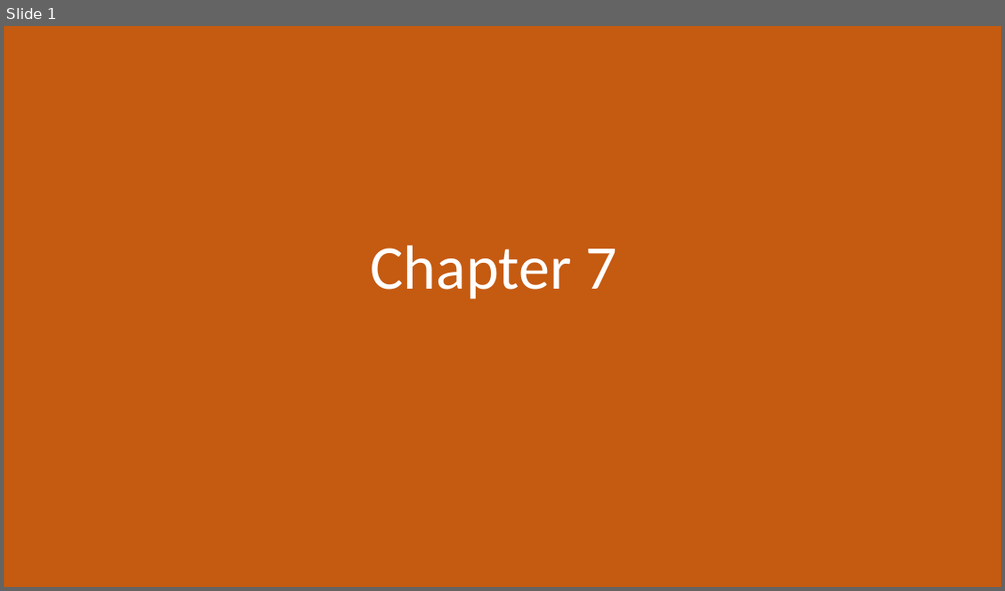
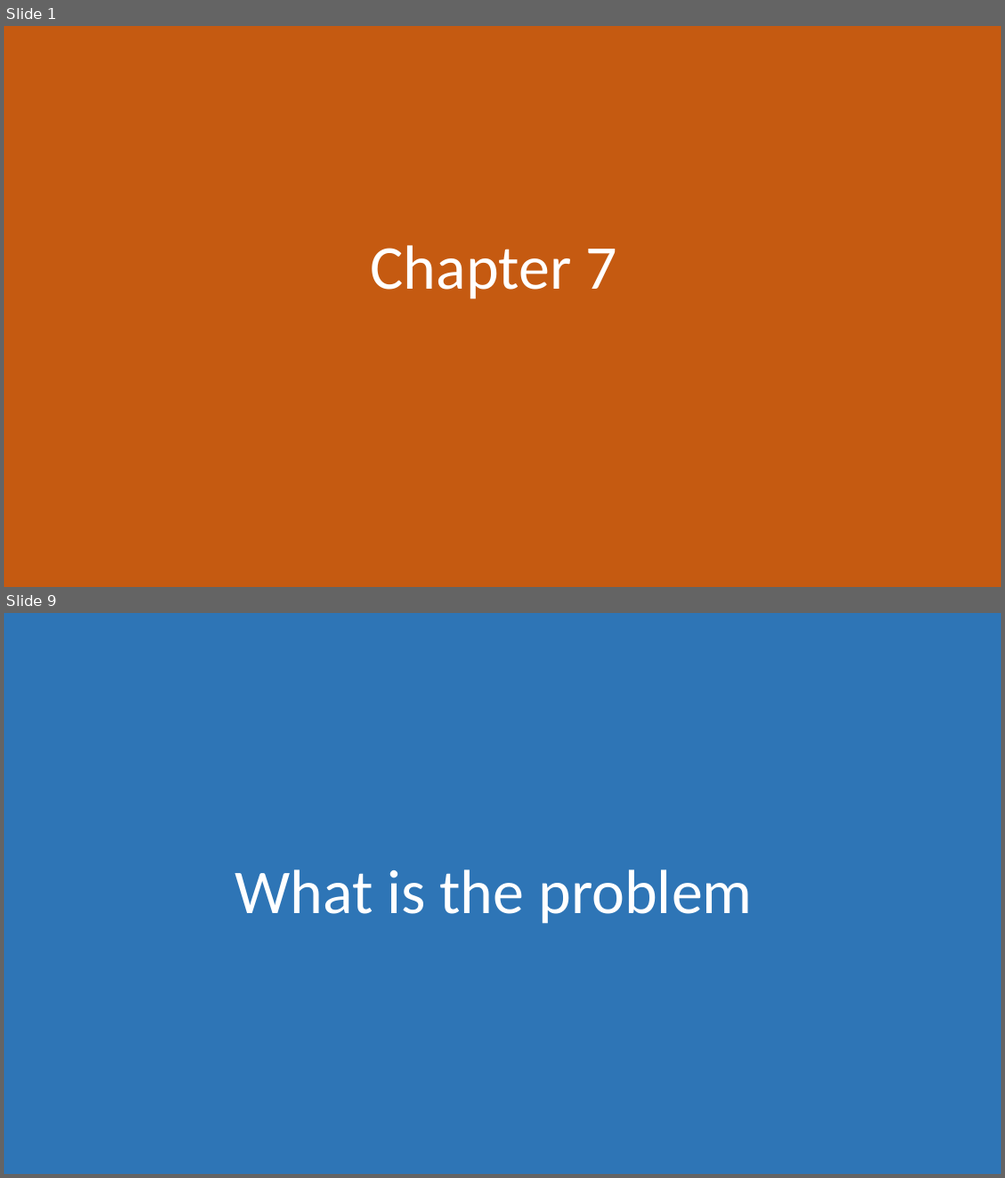
Before and after one commit to morkkis/PWD, a slide deck: presentations/chapter-6/Practical Web Dev.pptx. Shown one above the other, each under a label of ours: slide 1 before the commit, slides 1 and 9 after it; the slides between them are not shown. The pictures are 1005x591 and 1005x1178 pixels, drawn with LibreOffice and Linux fonts; fonts in the diff are those of the drawing. Boxes give left, top, right and bottom in pixels: in the first picture for what was removed or moved away, otherwise in the second. Text is boxed around its words. In the diff, an @@ line names an element or a change of style, - is before the commit and + after.

```diff
--- a/presentations/chapter-6/Practical Web Dev.pptx
+++ b/presentations/chapter-6/Practical Web Dev.pptx
@@ slide 9 added at bbox=[4, 613, 1001, 1174], background #FFFFFF @@
@@ rectangle added at bbox=[4, 613, 1001, 1174], fill #2E75B6 @@
@@ title added at bbox=[235, 869, 752, 924], 60 pt, text #FFFFFF @@
+What is the problem
```
Also in this commit, not shown: 9 other slides added, 1 slide removed, 18 other files.
